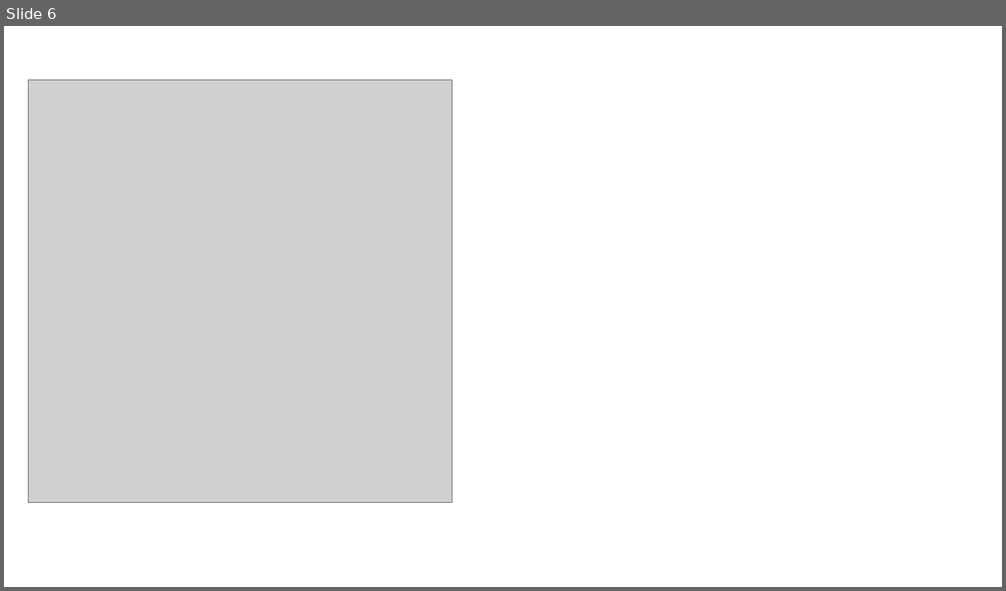
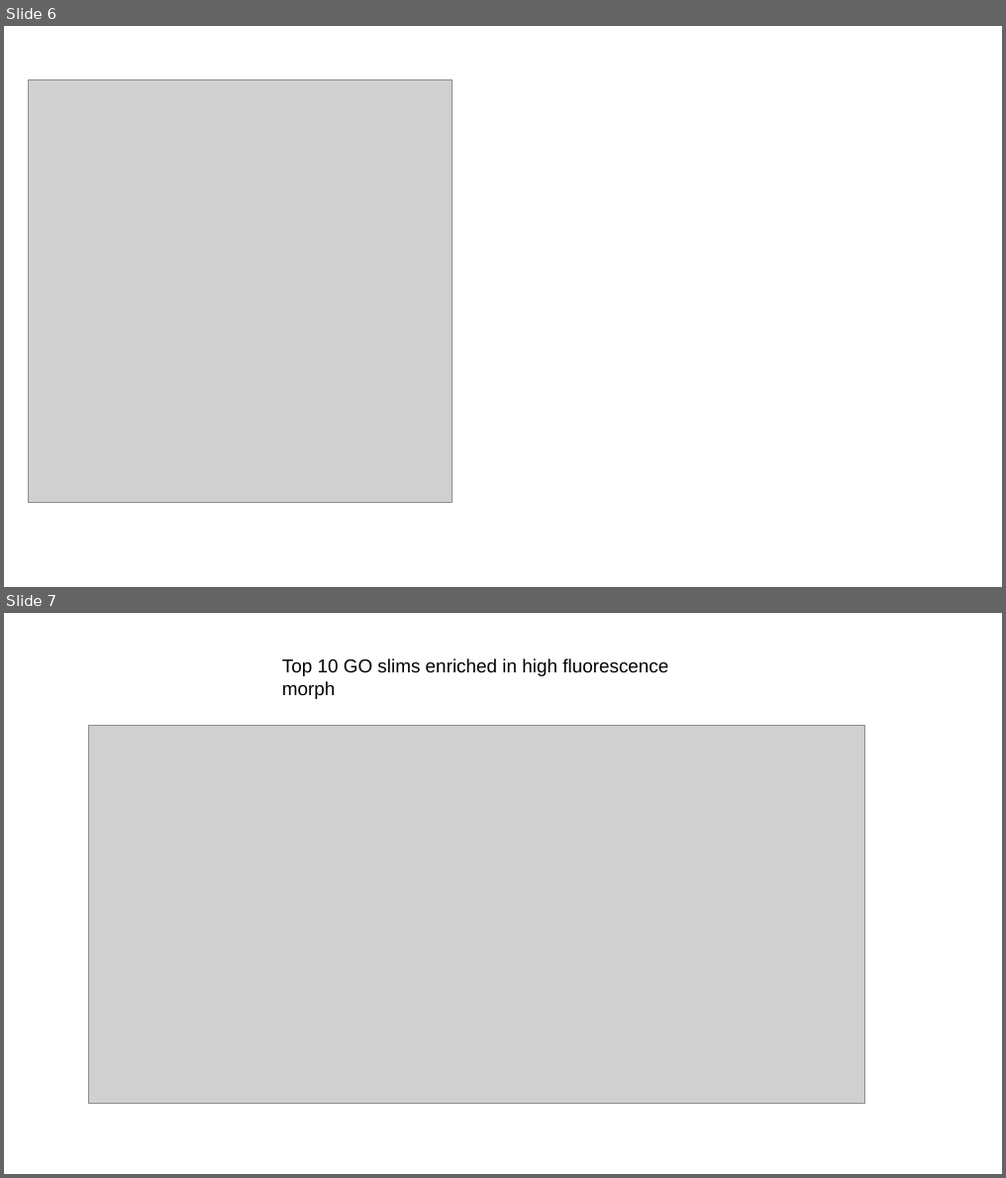
Before and after one commit to LielUziahu/Stylophora-pistillata-FPs, a slide deck: Output/Planulae_plots.pptx. Shown one above the other, each under a label of ours: slide 6 before the commit, slides 6 and 7 after it. The pictures are 1006x591 and 1006x1178 pixels, drawn with LibreOffice and Linux fonts; fonts in the diff are those of the drawing; grey boxes stand for pictures. Boxes give left, top, right and bottom in pixels: in the first picture for what was removed or moved away, otherwise in the second. Text is boxed around its words. In the diff, an @@ line names an element or a change of style, - is before the commit and + after.

```diff
--- a/Output/Planulae_plots.pptx
+++ b/Output/Planulae_plots.pptx
@@ slide 7 added at (4,613,1002,1174), background #FFFFFF @@
@@ text added at (282,659,668,699), 18 pt, text #000000 @@
+Top 10 GO slims enriched in high fluorescence morph
@@ picture added at (88,725,865,1104) @@
```
Also in this commit, not shown: 1 slide changed, 2 other slides added, 3 slides removed.
